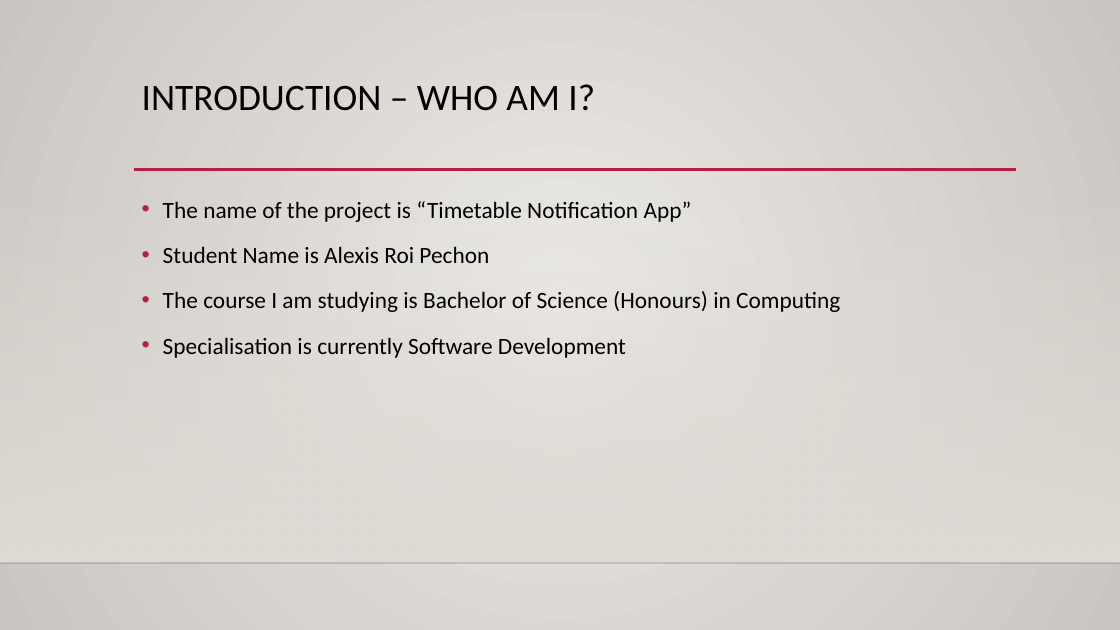
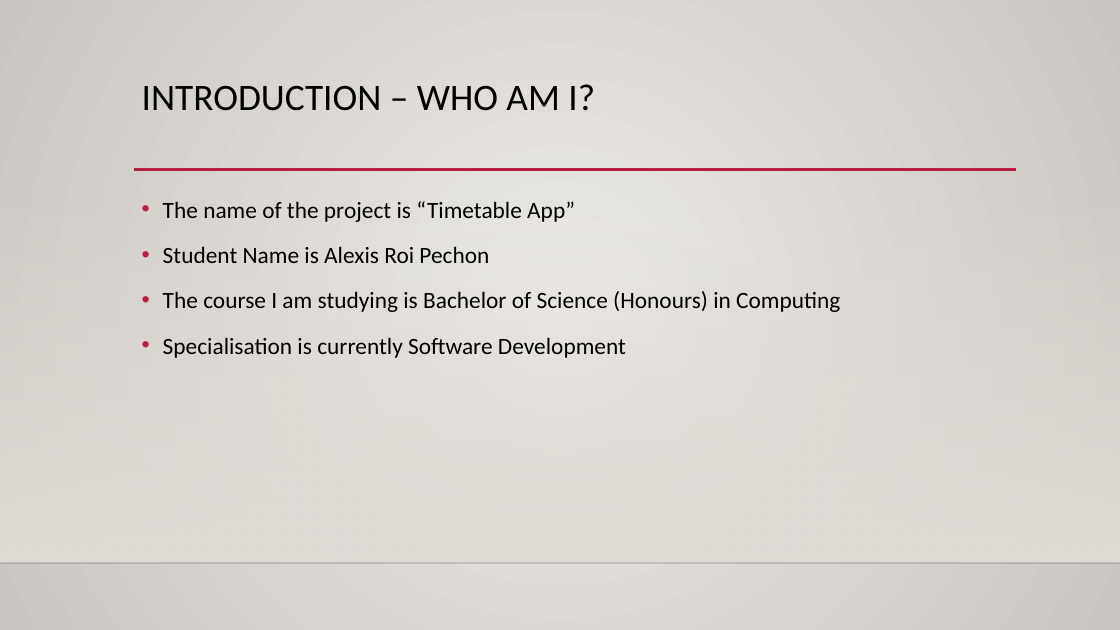
Before and after one commit to AlexisPechon/4th-Year-Android-App-Project, a slide deck: slide 3 of Final Report Docs/Alexis_Pechon_BSHCSD4_x19358953_Final Presentation.pptx. Drawn at 1120x630 pixels with LibreOffice and Linux fonts; fonts in the diff are those of the drawing; background and template pictures are left out. Boxes give left, top, right and bottom in pixels: in the first picture for what was removed or moved away, otherwise in the second. Text is boxed around its words. In the diff, an @@ line names an element or a change of style, - is before the commit and + after.

```diff
--- a/Final Report Docs/Alexis_Pechon_BSHCSD4_x19358953_Final Presentation.pptx
+++ b/Final Report Docs/Alexis_Pechon_BSHCSD4_x19358953_Final Presentation.pptx
@@ text at (163,201,575,222): text changed @@
-• The name of the project is “Timetable Notification App”
+• The name of the project is “Timetable App”
```
Also in this commit, not shown: 3 other slides changed, 5 other files.
